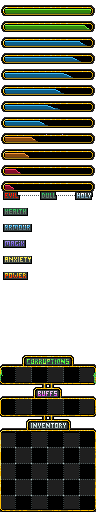
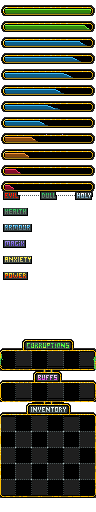
Layer changes from the first w=96, h=512 image to the second:
painted on "Background" over [0, 339, 96, 512]
